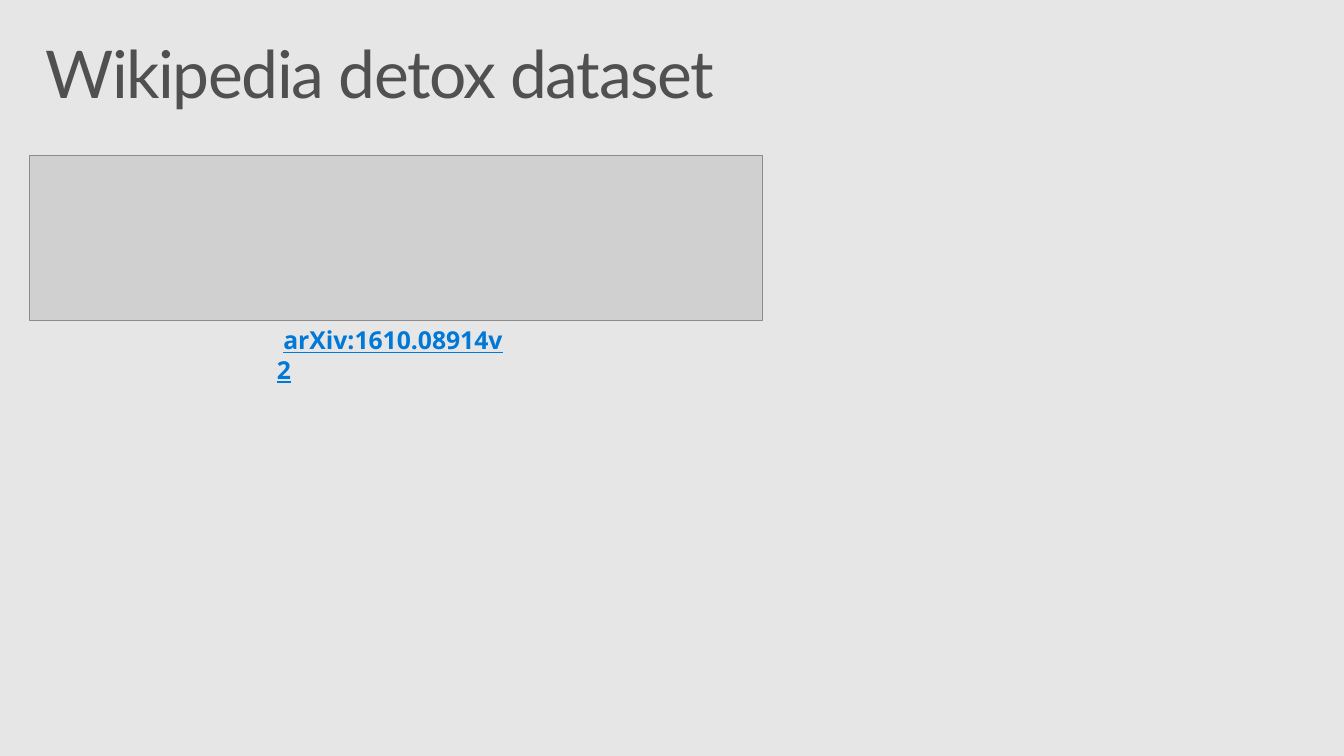
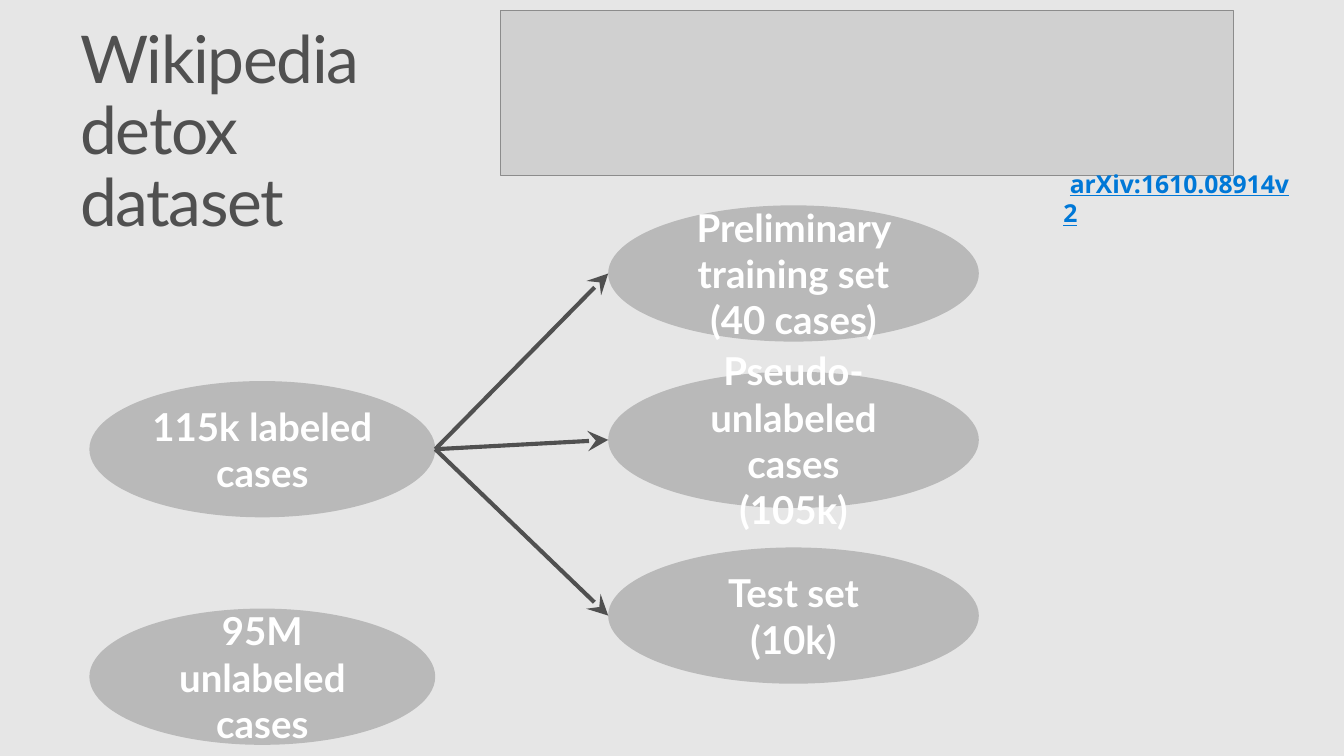
Before and after one commit to Azure/Strata2018, a slide deck: slide 9 of active_learning_workshop.pptx (slide 8 before the commit). Drawn at 1344x756 pixels with LibreOffice and Linux fonts; fonts in the diff are those of the drawing; grey boxes stand for pictures; background and template pictures are left out. Boxes give left, top, right and bottom in pixels: in the first picture for what was removed or moved away, otherwise in the second. Text is boxed around its words. In the diff, an @@ line names an element or a change of style, - is before the commit and + after.

Commit message:
revised slide deck

```diff
--- a/active_learning_workshop.pptx
+++ b/active_learning_workshop.pptx
@@ title "Wikipedia detox dataset" rewrapped from <box>45,49,714,110</box> to <box>80,34,359,227</box> @@
@@ picture: place and size @@
-picture at <box>30,155,763,320</box>
+picture at <box>500,11,1233,176</box>
@@ text "arXiv:1610.08914v2": place and size @@
-text "arXiv:1610.08914v2" at <box>283,330,502,353</box>
+text "arXiv:1610.08914v2" at <box>1070,170,1289,196</box>
@@ ellipse added at <box>608,206,978,342</box>, fill #B9B9B9, 28 pt, text #FFFFFF, bold @@
+Preliminary training set
+(40 cases)
@@ arrow added from (435, 450) to (608, 274), #505050 3 pt @@
@@ ellipse added at <box>89,381,435,518</box>, fill #B9B9B9, 28 pt, text #FFFFFF, bold @@
+115k labeled cases
@@ ellipse added at <box>608,372,978,508</box>, fill #B9B9B9, 28 pt, text #FFFFFF, bold @@
+Pseudo-unlabeled cases
+(105k)
@@ arrow added from (435, 450) to (608, 440), #505050 3 pt @@
@@ arrow added from (435, 450) to (608, 616), #505050 3 pt @@
@@ ellipse added at <box>608,547,978,684</box>, fill #B9B9B9, 28 pt, text #FFFFFF, bold @@
+Test set
+(10k)
@@ ellipse added at <box>89,609,435,745</box>, fill #B9B9B9, 28 pt, text #FFFFFF, bold @@
+95M unlabeled cases
```
Also in this commit, not shown: 6 other slides changed, 2 slides added, 6 slides removed.
